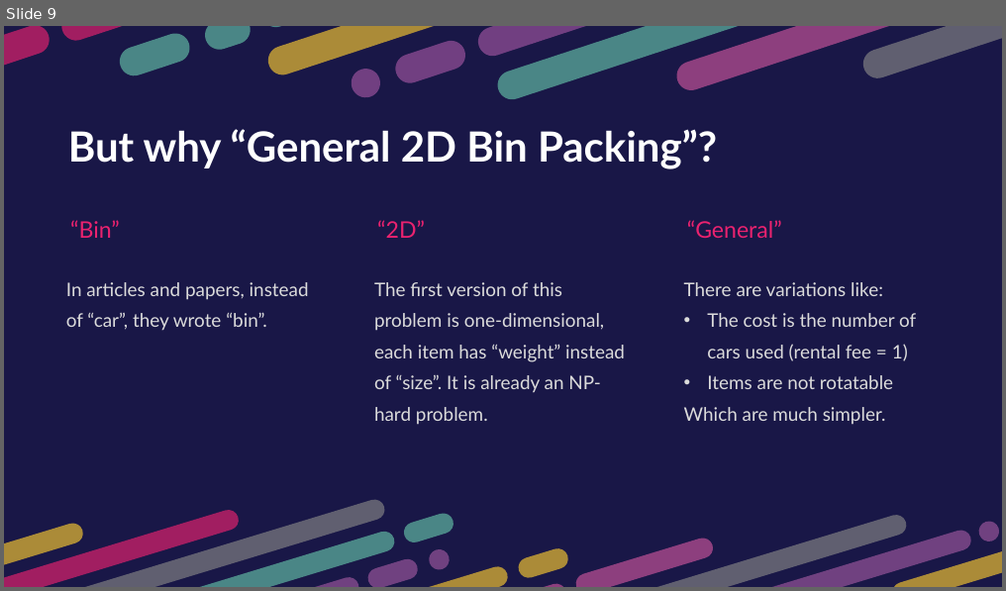
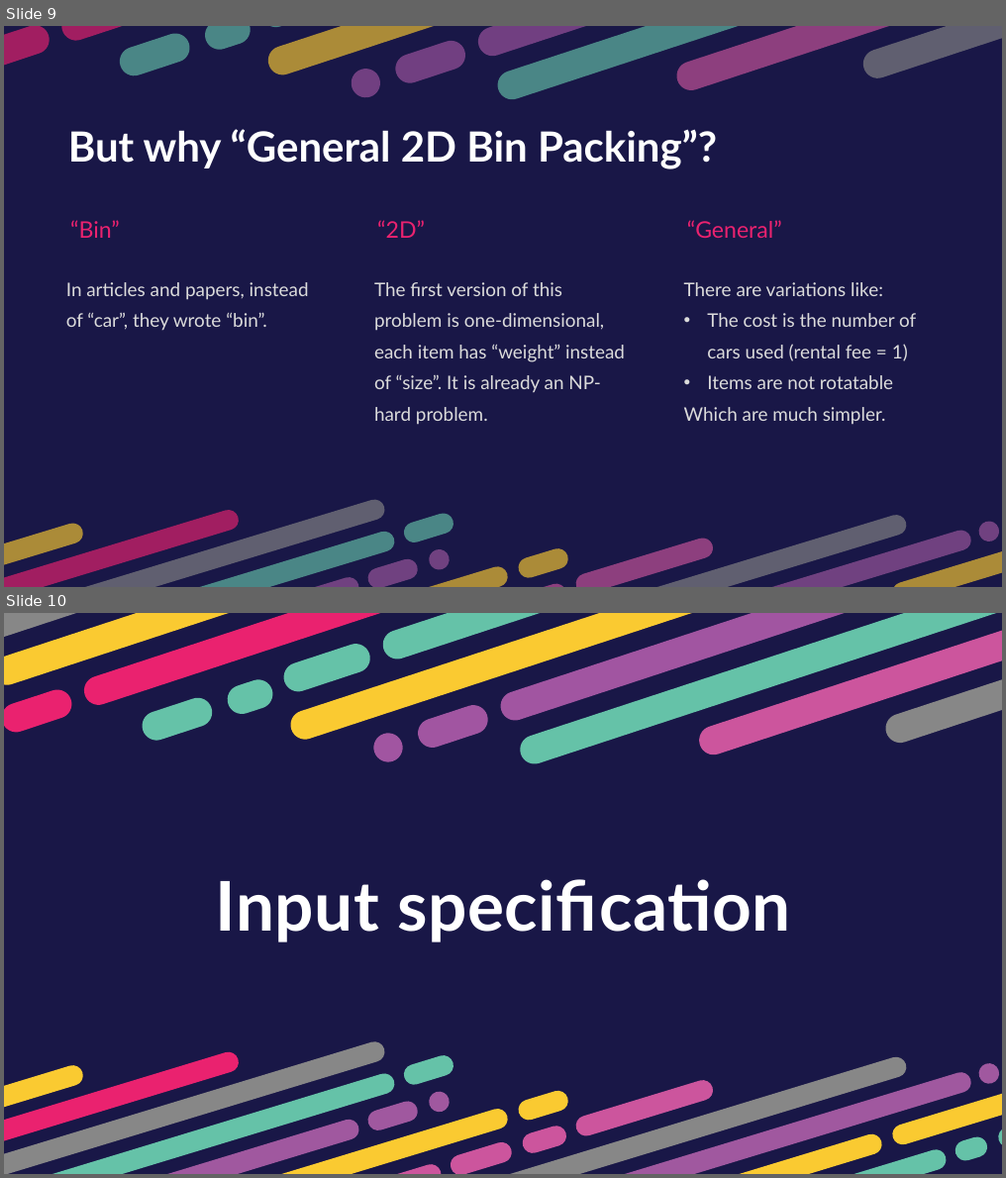
Before and after one commit to htnminh/optimization-project, a slide deck: presentation/General 2D Bin Packing Problem.pptx. Shown one above the other, each under a label of ours: slide 9 before the commit, slides 9 and 10 after it. The pictures are 1006x591 and 1006x1178 pixels, drawn with LibreOffice and Linux fonts; fonts in the diff are those of the drawing. Boxes give left, top, right and bottom in pixels: in the first picture for what was removed or moved away, otherwise in the second. Text is boxed around its words. In the diff, an @@ line names an element or a change of style, - is before the commit and + after.

Commit message:
add input specification to slides, move pdfs to draft

```diff
--- a/presentation/General 2D Bin Packing Problem.pptx
+++ b/presentation/General 2D Bin Packing Problem.pptx
@@ slide 10 added at <box>4,613,1002,1174</box>, background #191747 @@
@@ group added at <box>4,613,1002,857</box>: 18 freeform shapes @@
@@ text added at <box>216,879,790,943</box>, 66 pt, text #FFFFFF, bold @@
+Input specification
@@ group added at <box>4,972,1002,1174</box>: 22 freeform shapes @@
```
Also in this commit, not shown: 1 slide changed, 8 other slides added, 1 slide removed, 2 other files.
